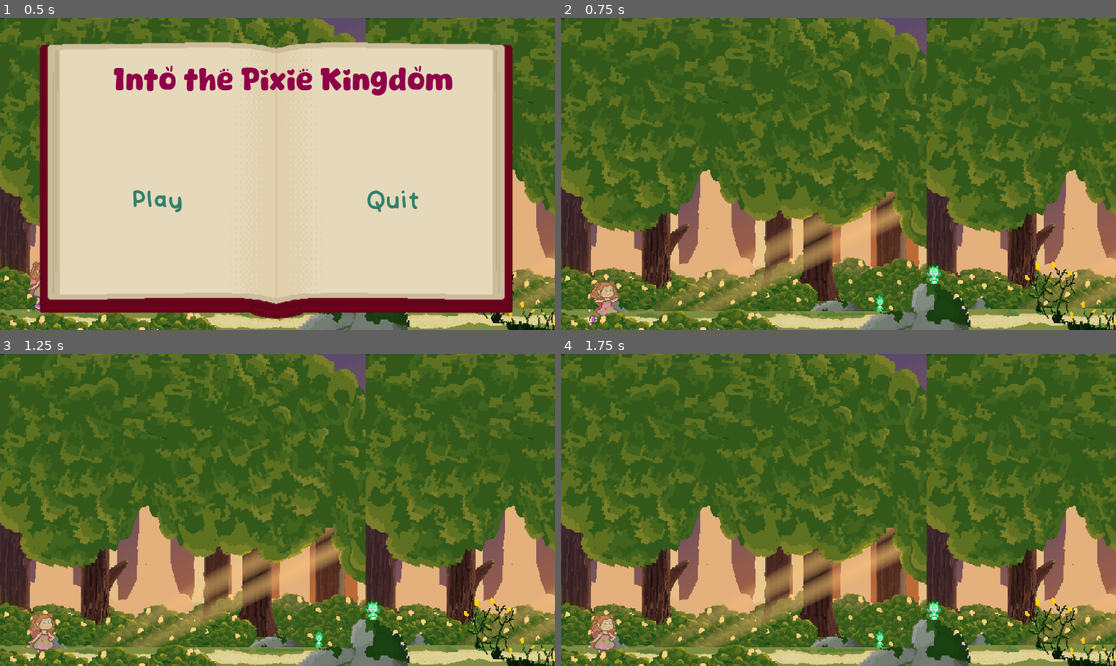
Above: before the commit, frames 1-4 (two rows, left to right).
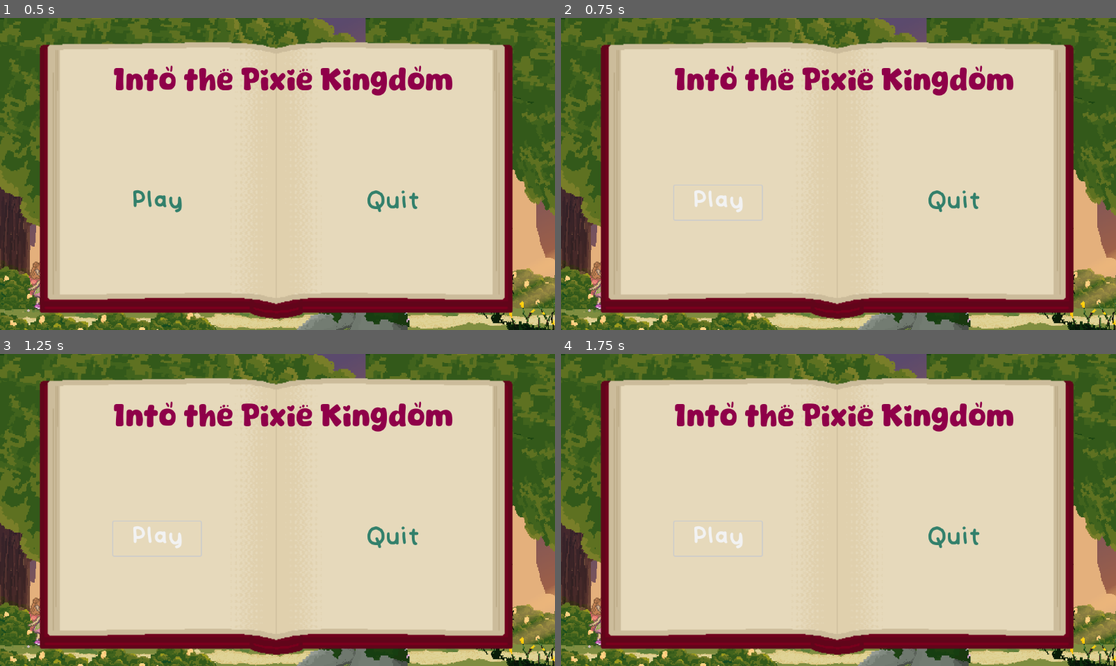
Above: after the commit, the same moments.

Repository: AlexReidNZ/Into-The-Pixie-Kingdom
Game: Godot game, scene res://Scenes/Levels/level_1.tscn
The game is run twice, just before and just after one commit, with the same random seed, the same clock (stepped at 60 frames per second) and the same inputs. The engine's default icon, where the game draws it, is replaced by a stand-in: a white triangle on a blue panel in a dark square.
Inputs (mouse positions are in pixels of both pictures, inside the frame that each line leads up to):
- Up to frame 1 (0.5 s): no input
- Up to frame 2 (0.75 s): click "Play" at 0.5 s
- Up to frame 3 (1.25 s): no input
- Up to frame 4 (1.75 s): click (716, 538) at 1.25 s, where only the run after the commit has a clickable "Play"

Frame 1 is identical in both runs. In frame 2, 74% of the frame differs, in the area x 5-93%, y 7-98%; in frame 3, 74%; in frame 4, 74%.
Error after the commit: Attempt to call function 'play_button_hover' in base 'null instance' on a null instance. (res://Scripts/pause_menu.gd:36)

Commit message:
feat(sounding): pause menu UI noises

Diff:
--- a/Scenes/Levels/level_1_audio.tscn
+++ b/Scenes/Levels/level_1_audio.tscn
@@ -36,6 +36,9 @@
 [ext_resource type="Texture2D" uid="uid://dh5ntwaktn4la" path="res://Sprites/Puzzle/worldSprites/Fixed Bridge.png" id="34_2v6il"]
 [ext_resource type="PackedScene" uid="uid://doot1xvshlh6h" path="res://Scenes/Puzzle/puzzle03.tscn" id="35_qjxiw"]
 [ext_resource type="Texture2D" uid="uid://cs2vvvlyoxyvs" path="res://Sprites/Puzzle/worldSprites/Fixed Tree.png" id="36_5ir4u"]
+[ext_resource type="Script" path="res://Scripts/ui_audio.gd" id="37_2c1bn"]
+[ext_resource type="AudioStream" uid="uid://b07nrylqn4bxp" path="res://Audio/ButtonClick/Select.wav" id="37_6kj34"]
+[ext_resource type="AudioStream" uid="uid://d0fqc3n46wjxl" path="res://Audio/ButtonClick/Click.wav" id="38_yc1hb"]
 
 [sub_resource type="WorldBoundaryShape2D" id="WorldBoundaryShape2D_mr6wc"]
 
@@ -279,4 +282,15 @@
 fixed_sprite = ExtResource("36_5ir4u")
 sprite_object = NodePath("../../Sprites/BrokenTree")
 
-[node name="AudioStreamPlayer2D" type="AudioStreamPlayer2D" parent="."]
+[node name="UIAudio" type="Node" parent="."]
+unique_name_in_owner = true
+script = ExtResource("37_2c1bn")
+
+[node name="Select" type="AudioStreamPlayer" parent="UIAudio"]
+stream = ExtResource("37_6kj34")
+volume_db = -5.971
+bus = &"UI"
+
+[node name="Click" type="AudioStreamPlayer" parent="UIAudio"]
+stream = ExtResource("38_yc1hb")
+bus = &"UI"
--- a/Scenes/pause_menu.tscn
+++ b/Scenes/pause_menu.tscn
@@ -72,6 +72,10 @@
 text = "Quit"
 flat = true
 
+[connection signal="mouse_entered" from="Resume" to="." method="_on_button_hover"]
+[connection signal="mouse_exited" from="Resume" to="." method="_on_button_hover"]
+[connection signal="pressed" from="Resume" to="." method="_on_resume_pressed"]
 [connection signal="pressed" from="Resume" to="." method="_on_close_pressed"]
-[connection signal="pressed" from="Resume" to="." method="_on_resume_pressed"]
+[connection signal="mouse_entered" from="Quit" to="." method="_on_button_hover"]
+[connection signal="mouse_exited" from="Quit" to="." method="_on_button_hover"]
 [connection signal="pressed" from="Quit" to="." method="_on_quit_pressed"]
--- a/Scripts/pause_menu.gd
+++ b/Scripts/pause_menu.gd
@@ -1,4 +1,6 @@
 extends Control
+
+@onready var ui_audio: UIAudio = %UIAudio
 
 @export var game_end_trigger: Area2D
 @onready var game_end_text: Label = $GameEnd
@@ -24,10 +26,14 @@
 		resume()
 
 func _on_resume_pressed() -> void:
+	ui_audio.play_button_click()
 	resume()
 
 func _on_quit_pressed() -> void:
 	get_tree().quit()
+
+func _on_button_hover() -> void:
+	ui_audio.play_button_hover()
 
 func _on_game_end_trigger_area_entered(body):
 	if body.name == "Player":
--- /dev/null
+++ b/Scripts/ui_audio.gd
@@ -0,0 +1,14 @@
+extends Node
+class_name UIAudio
+
+
+@onready var audio_select: AudioStreamPlayer = $Select
+@onready var audio_click: AudioStreamPlayer = $Click
+
+
+func play_button_hover() -> void:
+	audio_click.play()
+
+
+func play_button_click() -> void:
+	audio_select.play()
--- a/default_bus_layout.tres
+++ b/default_bus_layout.tres
@@ -1,7 +1,6 @@
-[gd_resource type="AudioBusLayout" format=3 uid="uid://bq6hxmcmopoae"]
+[gd_resource type="AudioBusLayout" format=3 uid="uid://bv4jawh46t4mk"]
 
 [resource]
-bus/0/send = &"Non-diagetic"
 bus/1/name = &"Player"
 bus/1/solo = false
 bus/1/mute = false
@@ -14,9 +13,9 @@
 bus/2/bypass_fx = false
 bus/2/volume_db = 0.0
 bus/2/send = &"Master"
-bus/3/name = &"Non-diagetic"
+bus/3/name = &"UI"
 bus/3/solo = false
 bus/3/mute = false
 bus/3/bypass_fx = false
-bus/3/volume_db = 0.0
+bus/3/volume_db = 0.1117
 bus/3/send = &"Master"
Not shown: 1 places in Scenes/Levels/level_1_audio.tscn that only renumber resources
